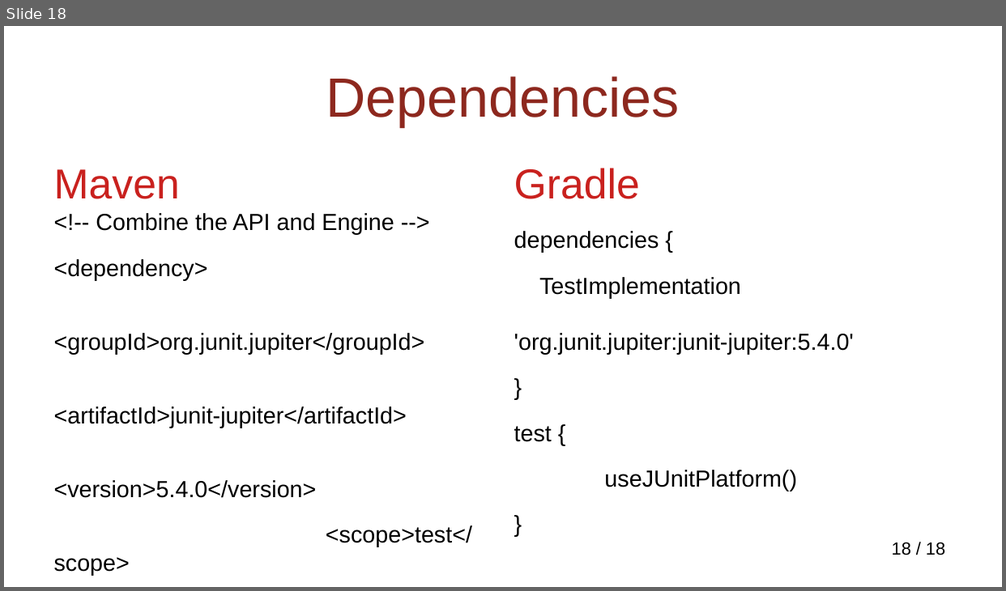
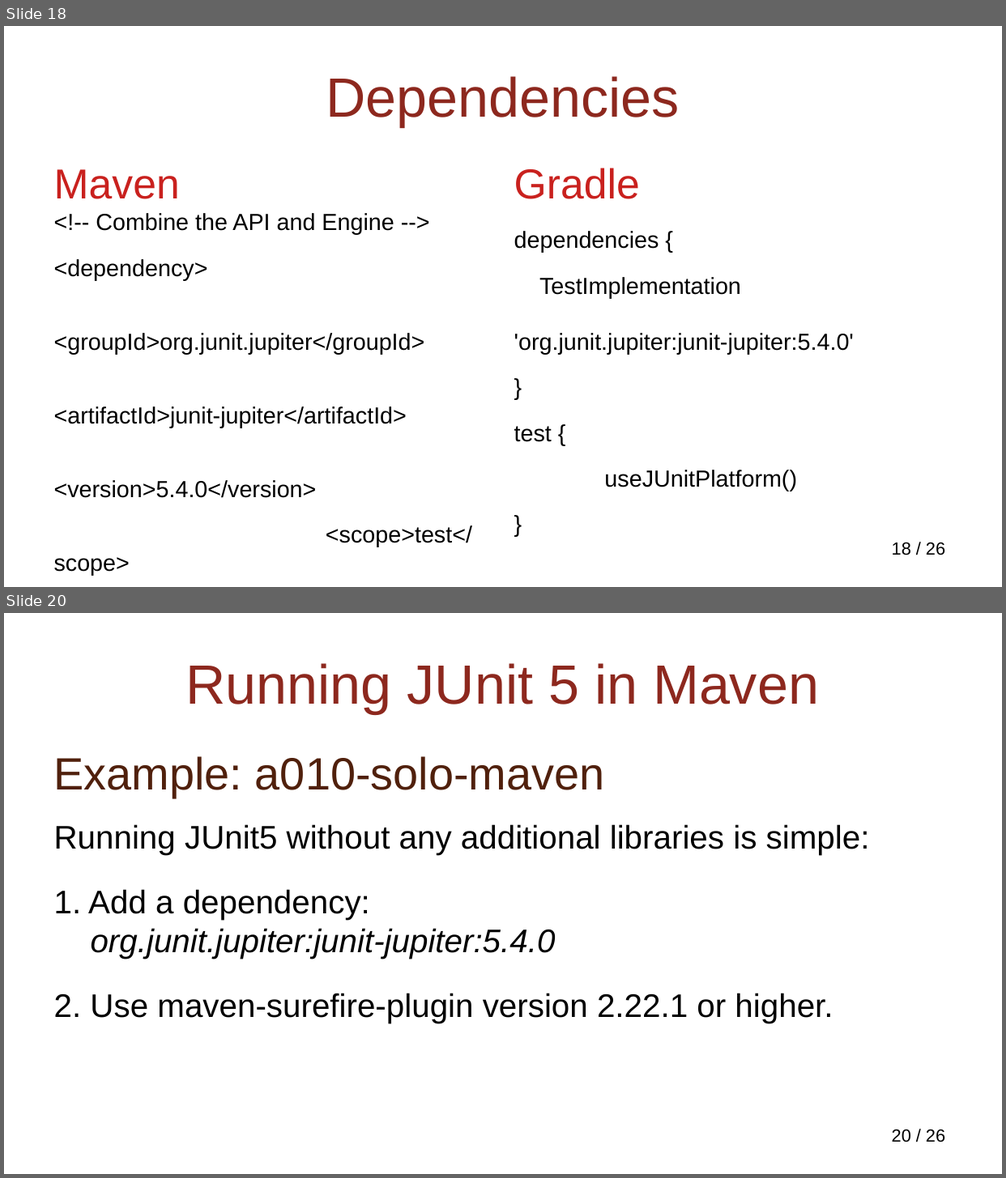
Before and after one commit to NextPoorSlob/JUnit5-Presentation-Sample-Code, a slide deck: ByJupiter.odp. Shown one above the other, each under a label of ours: slide 18 before the commit, slides 18 and 20 after it; the slides between them are not shown. The pictures are 1006x591 and 1006x1178 pixels, drawn with LibreOffice and Linux fonts; fonts in the diff are those of the drawing; background and template pictures are left out. Boxes give left, top, right and bottom in pixels: in the first picture for what was removed or moved away, otherwise in the second. Text is boxed around its words. In the diff, an @@ line names an element or a change of style, - is before the commit and + after.

```diff
--- a/ByJupiter.odp
+++ b/ByJupiter.odp
@@ slide 20 added at <box>4,613,1002,1174</box>, background picture (left out); not listed: 1 template element that a slide beside it also shows @@
@@ title added at <box>185,663,819,714</box>, 44 pt, text #8D281E @@
+Running JUnit 5 in Maven
@@ text added at <box>54,756,870,1024</box>, 26 pt, text #000000 @@
+Example: a010-solo-maven
+Running JUnit5 without any additional libraries is simple:
+1. Add a dependency:
+org.junit.jupiter:junit-jupiter:5.4.0
+2. Use maven-surefire-plugin version 2.22.1 or higher.
@@ page number at <box>892,543,945,556</box>: text changed @@
-18 / 18
+18 / 26
```
Also in this commit, not shown: 5 slides changed, 7 other slides added.
